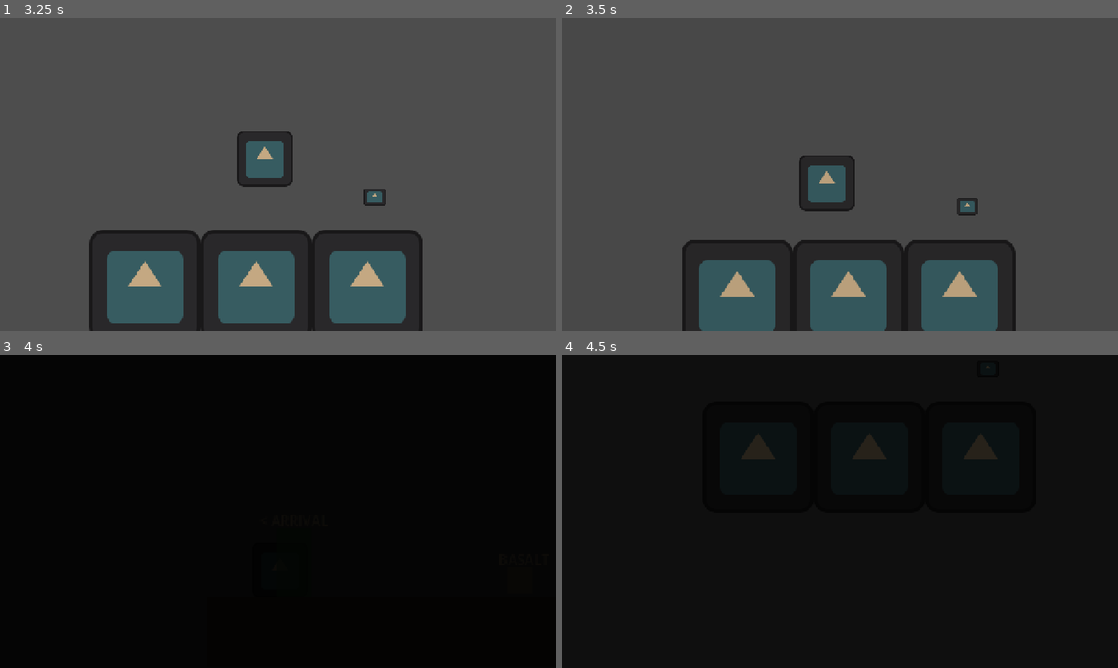
Above: before the commit, frames 1-4 (two rows, left to right).
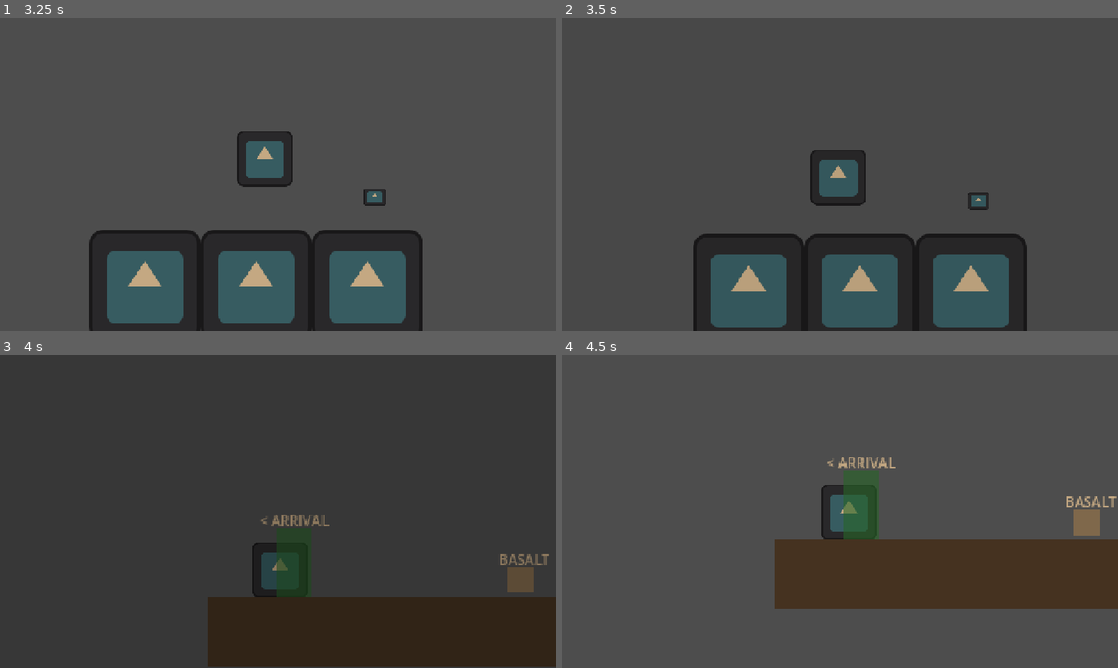
Above: after the commit, the same moments.

Repository: Devansh-Ruia/Salt-Cinder
Game: Godot game, scene res://scenes/world/chapter_01/room_arrival.tscn
The game is run twice, just before and just after one commit, with the same random seed, the same clock (stepped at 60 frames per second) and the same inputs. The engine's default icon, where the game draws it, is replaced by a stand-in: a white triangle on a blue panel in a dark square.
Inputs:
- Up to frame 1 (3.25 s): tap Enter at 0.5 s; hold D (move_right) 0.53-2.03 s; tap Q (absorb_release) at 0.6, 2.1 s; tap Space (jump) at 0.77, 1.52, 3.02 s; tap E (interact) at 1.35, 2.85 s; hold A (move_left) from 2.03 s (still down)
- Up to frame 2 (3.5 s): keep holding A (move_left)
- Up to frame 3 (4 s): keep holding A (move_left); tap Q (absorb_release) at 3.6 s; tap Space (jump) at 3.77 s
- Up to frame 4 (4.5 s): release A (move_left) at 4.28 s; hold D (move_right) from 4.28 s (still down); tap E (interact) at 4.35 s

Frame 1 is identical in both runs. In frame 2, 9.0% of the frame differs, in the area x 21-84%, y 42-100%; in frame 3, 100%, in the area x 0-100%, y 0-100%; in frame 4, 100%.

Commit message:
fix(core): stop room-transition loop — arm doors on exit, guard change_room re-entry
Cause A: a target room's entry door doubles as its return door, so Embe
spawned overlapping it, body_entered fired on the first physics frame, and
it transitioned straight back. DoorTrigger now arms on exit: RoomManager
calls disarm_for_spawn() on the entry door when it places Embe there, and
body_exited re-arms it. Doors Embe did not spawn on stay armed.

Cause B: change_room awaits ~0.3s fades, so a transition fired mid-fade
overlapped the first — the old room was not freed before the next instanced,
stacking doors/zones and doubling detections each cycle. Added an
_is_transitioning guard that ignores re-entrant calls and clears only after
both fades complete.

Also fixes the duplicate-Embe leak this exposed: Embe is embedded only in
room_arrival.tscn, so returning to arrival re-instanced a second Embe.
RoomManager now reparents the single Embe to the scene root and strips any
duplicate a re-instanced room brings in, guaranteeing one node in the
"embe" group across all transitions.

Co-Authored-By: Claude Opus 4.8 (1M context) <noreply@anthropic.com>

Diff:
--- a/scripts/components/door_trigger.gd
+++ b/scripts/components/door_trigger.gd
@@ -1,4 +1,11 @@
 ## DoorTrigger — Area2D placed at room exits. When Embe enters, triggers RoomManager transition.
+##
+## Arm-on-exit: a door must NOT fire a transition for a body that was already
+## overlapping it at spawn. When RoomManager places Embe on this door (it is the
+## target room's entry door) it calls disarm_for_spawn(); the door then ignores
+## body_entered until Embe leaves its area (body_exited re-arms it). Doors Embe
+## did not spawn on stay armed and fire normally. This prevents the entry door —
+## which doubles as the return door — from bouncing Embe straight back.
 class_name DoorTrigger
 extends Area2D
 
@@ -11,15 +18,39 @@
 ## This door's own ID, used by RoomManager to place Embe on arrival.
 @export var door_id: String
 
+## Whether this door will fire a transition on body_entered. Disarmed by
+## RoomManager when Embe spawns overlapping this door; re-armed on body_exited.
+var _armed: bool = true
+
 
 func _ready() -> void:
 	body_entered.connect(_on_body_entered)
+	body_exited.connect(_on_body_exited)
 
 
 func get_door_id() -> String:
 	return door_id
 
 
+## Called by RoomManager on the entry door when it places Embe here, so the
+## first body_entered (from the spawn overlap) does not bounce Embe back.
+func disarm_for_spawn() -> void:
+	_armed = false
+	print("[DoorTrigger] '", door_id, "' disarmed for spawn (Embe placed here).")
+
+
 func _on_body_entered(body: Node) -> void:
-	if body.is_in_group("embe"):
-		RoomManager.change_room(target_room, target_door_id)
+	if not body.is_in_group("embe"):
+		return
+	if not _armed:
+		print("[DoorTrigger] '", door_id, "' entered while disarmed — ignoring (spawn overlap).")
+		return
+	RoomManager.change_room(target_room, target_door_id)
+
+
+func _on_body_exited(body: Node) -> void:
+	if not body.is_in_group("embe"):
+		return
+	if not _armed:
+		_armed = true
+		print("[DoorTrigger] '", door_id, "' re-armed (Embe left the door).")
--- a/scripts/core/room_manager.gd
+++ b/scripts/core/room_manager.gd
@@ -12,6 +12,19 @@
 
 ## Reference to the currently loaded room scene instance.
 var _current_room: Node = null
+
+## The single persistent Embe. Embe is embedded in the start room's scene; on
+## the first transition it is reparented to the scene root so freeing a room
+## never frees Embe. Re-instanced rooms that embed their own Embe have that
+## duplicate stripped (see _consolidate_embe). Guarantees exactly one node in
+## the "embe" group across all transitions.
+var _embe: Node = null
+
+## Guards change_room against re-entry. The fade uses await (~0.3s each way);
+## without this guard a transition triggered mid-fade (e.g. a spawn overlap)
+## would overlap the first — the old room would not be freed before the next is
+## instanced, so doors/zones/signals accumulate and detections double each cycle.
+var _is_transitioning: bool = false
 
 ## The ColorRect used for fade transitions. Created at runtime.
 var _fade_overlay: ColorRect = null
@@ -54,12 +67,30 @@
 ## Transition to a new room. entry_door_id identifies which DoorTrigger
 ## to spawn Embe at in the target room.
 func change_room(room_name: String, entry_door_id: String) -> void:
+	# Re-entrancy guard: ignore any call that arrives while a transition is
+	# still awaiting its fades. This is what stops the loop from escalating.
+	if _is_transitioning:
+		print("[RoomManager] Transition already in progress, ignoring → ", room_name)
+		return
+
 	print("[RoomManager] Changing room → ", room_name, " | Entry door: ", entry_door_id)
 	if not _room_registry.has(room_name):
 		push_error("RoomManager: room '%s' not found in registry." % room_name)
 		return
 
+	_is_transitioning = true
+
+	# The start room is loaded by Godot as the main scene, not via change_room,
+	# so it is never registered as _current_room. Capture it now so it (and the
+	# Embe embedded in it) is handled like any other room from here on.
+	if _current_room == null:
+		_current_room = get_tree().current_scene
+
 	var scene_path: String = _room_registry[room_name]
+
+	# Move Embe out of the room being unloaded so the queue_free below cannot
+	# free it. After this, exactly one Embe exists, parented to the scene root.
+	_consolidate_embe()
 
 	# Fade to black
 	var tween := create_tween()
@@ -67,7 +98,7 @@
 	await tween.finished
 
 	# Unload current room
-	if _current_room != null:
+	if _current_room != null and is_instance_valid(_current_room):
 		_current_room.queue_free()
 		_current_room = null
 
@@ -75,12 +106,18 @@
 	var packed_scene: PackedScene = load(scene_path)
 	if packed_scene == null:
 		push_error("RoomManager: failed to load scene at '%s'." % scene_path)
+		_is_transitioning = false
 		return
 
 	_current_room = packed_scene.instantiate()
 	get_tree().root.add_child(_current_room)
 
-	# Position Embe at the target door
+	# A re-instanced room may embed its own Embe (the start room does). Strip any
+	# such duplicate so only the persistent Embe remains in the "embe" group.
+	_consolidate_embe()
+
+	# Position Embe at the target door (and disarm that door against the spawn
+	# overlap so it does not immediately transition back).
 	_place_embe_at_door(_current_room, entry_door_id)
 
 	# Fade from black
@@ -88,20 +125,51 @@
 	tween_out.tween_property(_fade_overlay, "modulate:a", 0.0, FADE_DURATION)
 	await tween_out.finished
 
+	# Only clear the guard once the transition has fully completed: old room
+	# freed, new room ready, fades done. A door cannot fire mid-transition.
+	_is_transitioning = false
+
 	room_loaded.emit(room_name)
 	print("[RoomManager] Room loaded: ", room_name)
 
 
-## Find the DoorTrigger with matching door_id in the room and place Embe there.
+## Ensure exactly one Embe exists and that it lives at the scene root (not inside
+## a room), so room frees never free it and re-instanced rooms cannot duplicate
+## it. Keeps the already-tracked persistent Embe if valid, else adopts the first
+## one found; frees any others.
+func _consolidate_embe() -> void:
+	var embes := get_tree().get_nodes_in_group("embe")
+	if embes.is_empty():
+		return
+
+	var keep: Node = _embe if (_embe != null and is_instance_valid(_embe)) else embes[0]
+
+	for e in embes:
+		if e != keep:
+			print("[RoomManager] Stripping duplicate Embe instanced by room.")
+			e.queue_free()
+
+	_embe = keep
+
+	# Reparent to the scene root so unloading a room cannot take Embe with it.
+	var root := get_tree().root
+	if keep.get_parent() != root:
+		keep.reparent(root)
+
+
+## Find the DoorTrigger with matching door_id in the room, place Embe there, and
+## disarm that door so the spawn overlap does not bounce Embe straight back.
 func _place_embe_at_door(room: Node, door_id: String) -> void:
 	# Search for DoorTrigger nodes with a matching door_id export
 	for child in room.get_children():
 		if child.has_method("get_door_id"):
 			if child.get_door_id() == door_id:
-				# Find Embe in the scene tree
-				var embe := get_tree().get_first_node_in_group("embe")
-				if embe:
-					embe.global_position = child.global_position
+				if _embe != null and is_instance_valid(_embe):
+					_embe.global_position = child.global_position
+				# Arm-on-exit: this door is the entry door, so Embe spawns
+				# overlapping it. Disarm it until Embe walks out.
+				if child.has_method("disarm_for_spawn"):
+					child.disarm_for_spawn()
 				return
 
 	push_warning("RoomManager: door_id '%s' not found in room." % door_id)
Not shown, added: MANUAL_CHECKLIST.md
